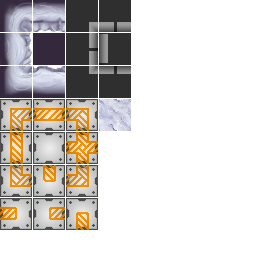
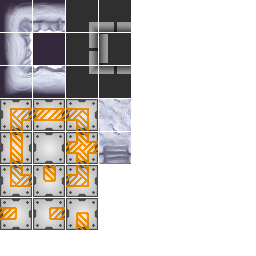
Comparing the layer stacks of the two w=256, h=256 images. Changes:
added layer "cave_walls_painted" (1st of 4) above "Cave Walls" over [99, 132, 131, 164]
